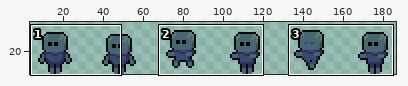
File history of a sprite sheet, assets/sprites/enemy/enemy.png. The picture above shows the old version from afar; the outline marks the close-up.
Close-up. The starting point:
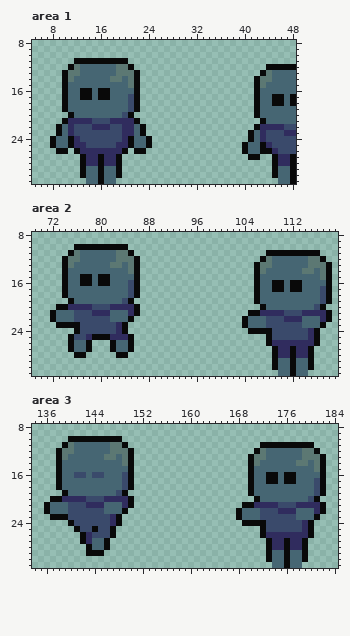
The file is 192x32 pixels. Shown: area 1: x 5..48, y 8..31; area 2: x 69..119, y 8..31; area 3: x 134..184, y 8..31. The wide view leaves out empty margins.
After:
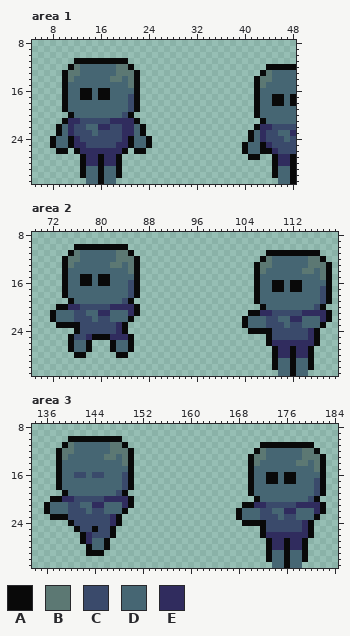
Palette (. is transparent): A #090909  B #5c7873  C #3a4a6b  D #466673  E #302c5e
The exact change:
Area 1:
y 21: x 13..14 EE -> CC
y 22: x 14..15 CE -> DD; x 45..46 EE -> CC
y 23: x 15 C -> D; x 46..47 CE -> DD
y 24: x 47 C -> D
Area 2:
y 20: x 77..78 EE -> CC
y 21: x 78..79 CE -> DD; x 109..110 EE -> CC
y 22: x 79 C -> D; x 110..111 CE -> DD
y 23: x 111 C -> D
Area 3:
y 20: x 141..142 EE -> CC
y 21: x 142..143 CE -> DD; x 173..174 EE -> CC
y 22: x 143 C -> D; x 174..175 CE -> DD
y 23: x 175 C -> D
Where, in picture pixels (left, top, right, bottom), the same in both close-ups:
changed: (80, 118, 98, 136)
changed: (272, 124, 290, 142)
changed: (80, 304, 98, 322)
changed: (272, 310, 290, 328)
changed: (74, 496, 92, 514)
changed: (266, 502, 284, 520)
